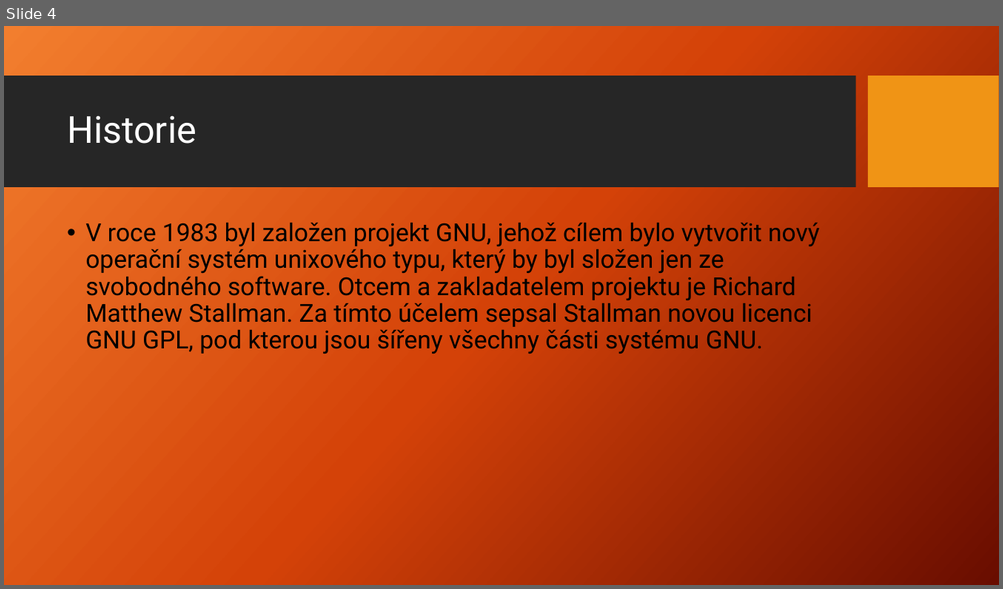
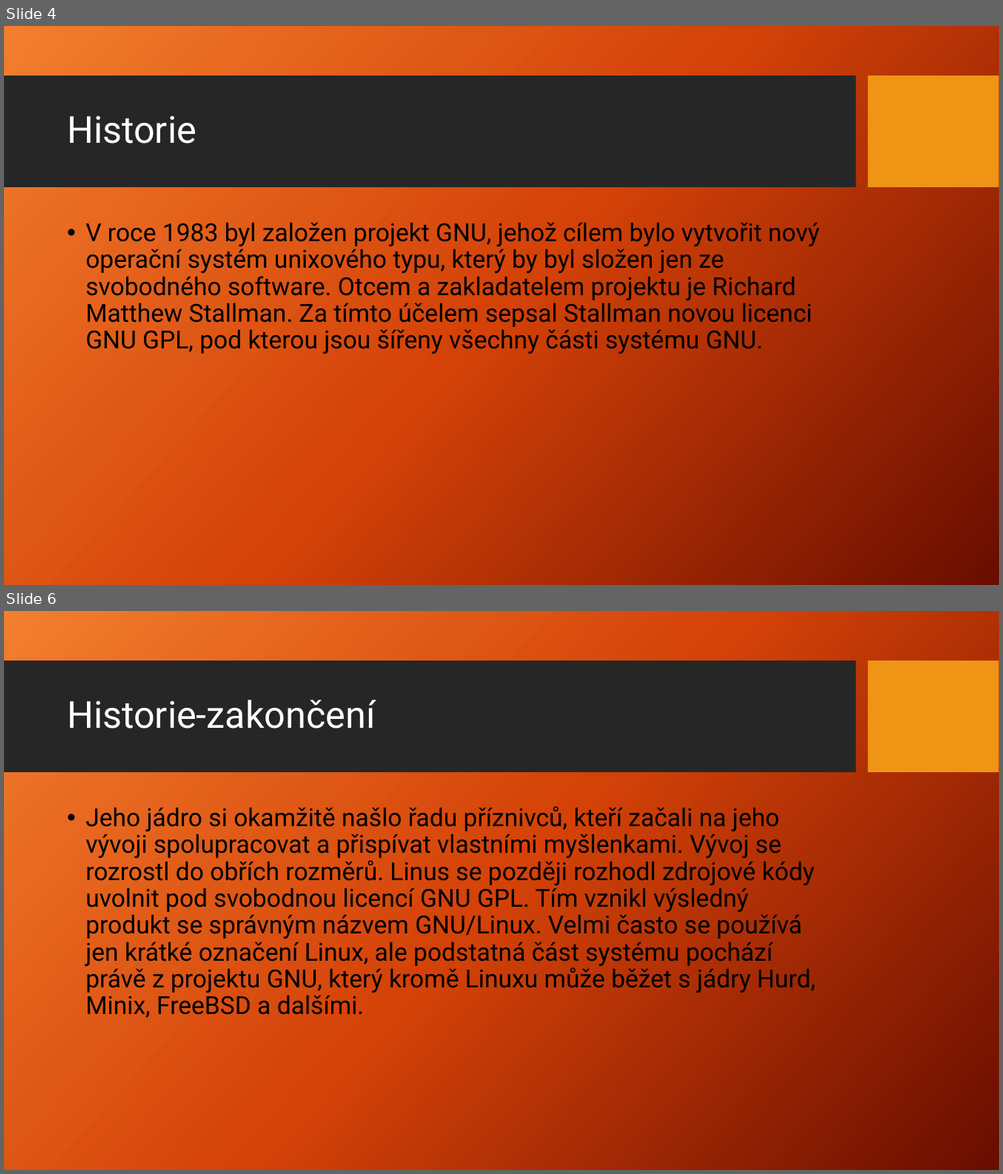
Before and after one commit to Jakub-Benes/Prezentace, a slide deck: Linux.pptx. Shown one above the other, each under a label of ours: slide 4 before the commit, slides 4 and 6 after it; the slides between them are not shown. The pictures are 1003x589 and 1003x1174 pixels, drawn with LibreOffice and Linux fonts; fonts in the diff are those of the drawing; background and template pictures are left out. Boxes give left, top, right and bottom in pixels: in the first picture for what was removed or moved away, otherwise in the second. Text is boxed around its words. In the diff, an @@ line names an element or a change of style, - is before the commit and + after.

```diff
--- a/Linux.pptx
+++ b/Linux.pptx
@@ slide 6 added at (4,611,999,1170), background picture (left out); not listed: 2 template elements that a slide beside it also shows @@
@@ title added at (67,700,375,729), 36 pt, text #FFFFFF @@
+Historie-zakončení
@@ text added at (85,806,815,1018), 24 pt, text #000000 @@
+• Jeho jádro si okamžitě našlo řadu příznivců, kteří začali na jeho vývoji spolupracovat a přispívat vlastními myšlenkami. Vývoj se rozrostl do obřích rozměrů. Linus se později rozhodl zdrojové kódy uvolnit pod svobodnou licencí GNU GPL. Tím vznikl výsledný produkt se správným názvem GNU/Linux. Velmi často se používá jen krátké označení Linux, ale podstatná část systému pochází právě z projektu GNU, který kromě Linuxu může běžet s jádry Hurd, Minix, FreeBSD a dalšími.
```
Also in this commit, not shown: 1 slide changed, 1 other slide added.
